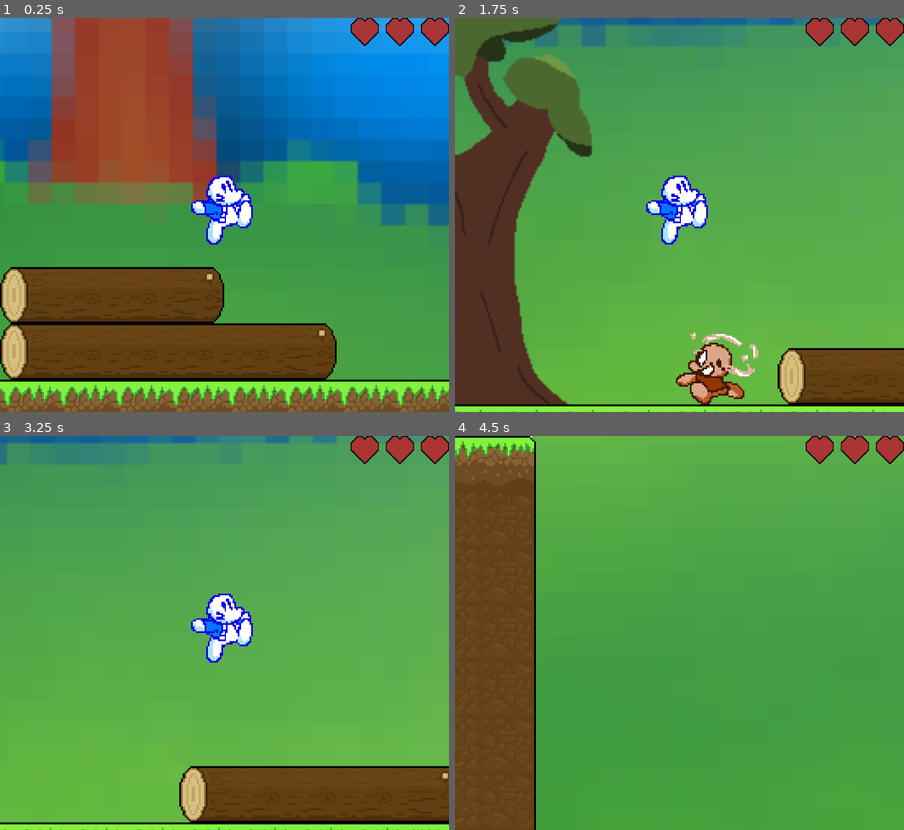
Above: before the commit, frames 1-4 (two rows, left to right).
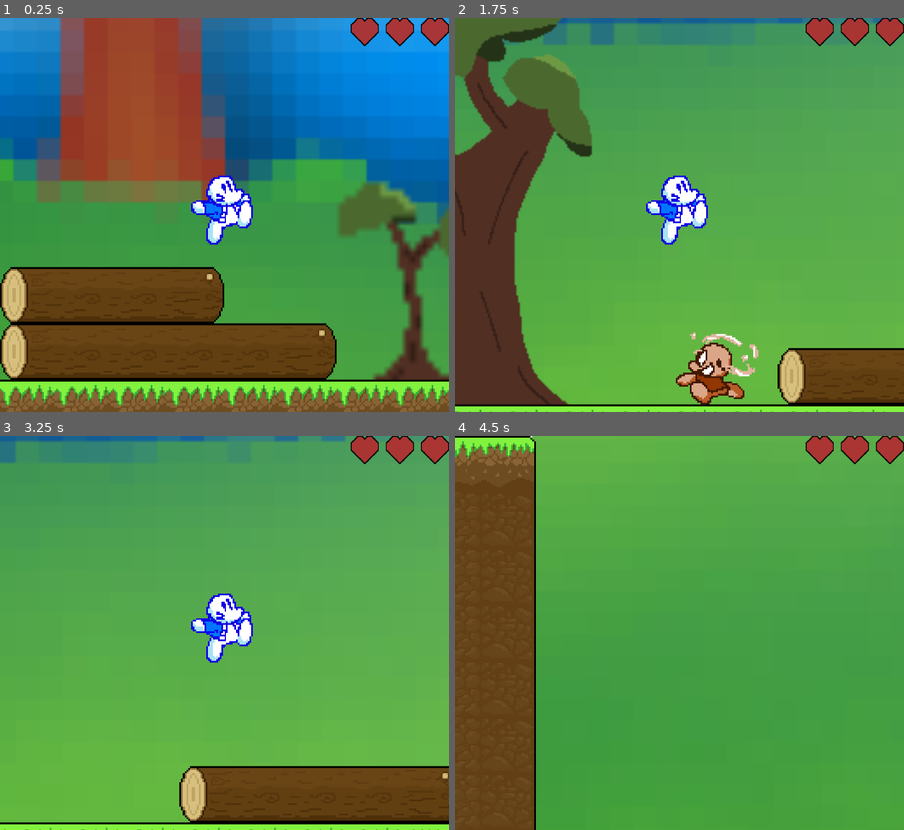
Above: after the commit, the same moments.

Repository: Maxamillianothe333rd/BOUBAsprint3
Game: Godot game, scene res://scenes/main.tscn
Two runs of this game, one before a commit and one after it. Both use one fixed random seed, a clock stepped at 60 frames per second and the inputs below.
Inputs:
- Up to frame 1 (0.25 s): no input
- Up to frame 2 (1.75 s): hold Right (Go right) from 0.53 s (still down); tap Z (Attack) at 0.6, 1.35 s; tap Space (Jump) at 0.77, 1.52 s
- Up to frame 3 (3.25 s): release Right (Go right) at 2.03 s; hold Left (Go left) 2.03-2.78 s; tap Z (Attack) at 2.1, 2.85 s; hold Right (Go right) from 2.78 s (still down); tap Space (Jump) at 3.02 s
- Up to frame 4 (4.5 s): tap Z (Attack) at 3.6, 4.35 s; tap Space (Jump) at 3.77 s; release Right (Go right) at 4.28 s; hold Left (Go left) from 4.28 s (still down)

The runs differ from the first frame. In frame 1, 8.8% of the frame differs, in the area x 0-100%, y 0-92%; in frame 2, 0.5%; in frame 3, 0.3%; in frame 4, less than 0.1%.

Commit message:
brought back the zombie
Tried to copy the documentation but didn't turn out well

Diff:
--- a/bouba/scenes/main.tscn
+++ b/bouba/scenes/main.tscn
@@ -104,7 +104,7 @@
 script = ExtResource("1_jyhfs")
 
 [node name="Background" type="Sprite2D" parent="." unique_id=755387324]
-position = Vector2(2184, -225.00002)
+position = Vector2(2189, -226.00002)
 scale = Vector2(1.678, 1.5251778)
 texture = ExtResource("2_tbgi4")
 
@@ -125,13 +125,18 @@
 scale = Vector2(3.3702488, 3.762589)
 texture = ExtResource("4_choun")
 
+[node name="Small Tree2" type="Sprite2D" parent="." unique_id=1477721695]
+position = Vector2(2641, -60)
+scale = Vector2(3.3702488, 3.762589)
+texture = ExtResource("4_choun")
+
 [node name="Small Tree3" type="Sprite2D" parent="." unique_id=1899612309]
 position = Vector2(1368, 5)
 scale = Vector2(3.3702488, 3.762589)
 texture = ExtResource("4_choun")
 
-[node name="Small Tree2" type="Sprite2D" parent="." unique_id=1477721695]
-position = Vector2(2641, -60)
+[node name="Small Tree4" type="Sprite2D" parent="." unique_id=332787148]
+position = Vector2(237, 5)
 scale = Vector2(3.3702488, 3.762589)
 texture = ExtResource("4_choun")
 
@@ -157,9 +162,6 @@
 [node name="Brainwashed" parent="." unique_id=12700795 instance=ExtResource("6_tefeu")]
 position = Vector2(681, 146)
 
-[node name="Zombie" parent="." unique_id=989445937 instance=ExtResource("7_o6xl0")]
-position = Vector2(2190, 15)
-
 [node name="CanvasLayer" type="CanvasLayer" parent="." unique_id=809747271]
 
 [node name="heartsContainer" parent="CanvasLayer" unique_id=572477552 instance=ExtResource("8_tipki")]
@@ -169,3 +171,6 @@
 offset_left = -56.0
 offset_right = 0.0
 grow_horizontal = 0
+
+[node name="Zombie" parent="." unique_id=377507129 instance=ExtResource("7_o6xl0")]
+position = Vector2(2700, -17)
--- a/bouba/scenes/zombie.tscn
+++ b/bouba/scenes/zombie.tscn
@@ -6,99 +6,99 @@
 [ext_resource type="Texture2D" uid="uid://dsv5txs1s2xo4" path="res://assets/images/enemy/sheets/zombie/Zombie_Idle.png" id="3_pjjxt"]
 [ext_resource type="Texture2D" uid="uid://djl82ucp3vs8n" path="res://assets/images/enemy/sheets/zombie/zombie_walk.png" id="4_7pfmu"]
 
+[sub_resource type="AtlasTexture" id="AtlasTexture_4gx57"]
+atlas = ExtResource("1_4gx57")
+region = Rect2(0, 0, 64, 64)
+
+[sub_resource type="AtlasTexture" id="AtlasTexture_ycv6i"]
+atlas = ExtResource("1_4gx57")
+region = Rect2(64, 0, 64, 64)
+
+[sub_resource type="AtlasTexture" id="AtlasTexture_pjjxt"]
+atlas = ExtResource("1_4gx57")
+region = Rect2(128, 0, 64, 64)
+
+[sub_resource type="AtlasTexture" id="AtlasTexture_7pfmu"]
+atlas = ExtResource("1_4gx57")
+region = Rect2(192, 0, 64, 64)
+
 [sub_resource type="AtlasTexture" id="AtlasTexture_3fthk"]
 atlas = ExtResource("1_4gx57")
-region = Rect2(0, 0, 64, 64)
+region = Rect2(0, 64, 64, 64)
 
 [sub_resource type="AtlasTexture" id="AtlasTexture_aetfh"]
 atlas = ExtResource("1_4gx57")
-region = Rect2(64, 0, 64, 64)
+region = Rect2(64, 64, 64, 64)
 
 [sub_resource type="AtlasTexture" id="AtlasTexture_jjlcg"]
 atlas = ExtResource("1_4gx57")
-region = Rect2(128, 0, 64, 64)
+region = Rect2(128, 64, 64, 64)
 
 [sub_resource type="AtlasTexture" id="AtlasTexture_iblsu"]
 atlas = ExtResource("1_4gx57")
-region = Rect2(192, 0, 64, 64)
+region = Rect2(192, 64, 64, 64)
 
 [sub_resource type="AtlasTexture" id="AtlasTexture_ida1p"]
 atlas = ExtResource("1_4gx57")
-region = Rect2(0, 64, 64, 64)
+region = Rect2(0, 128, 64, 64)
 
 [sub_resource type="AtlasTexture" id="AtlasTexture_u6hpf"]
 atlas = ExtResource("1_4gx57")
-region = Rect2(64, 64, 64, 64)
+region = Rect2(64, 128, 64, 64)
 
 [sub_resource type="AtlasTexture" id="AtlasTexture_eskk2"]
 atlas = ExtResource("1_4gx57")
-region = Rect2(128, 64, 64, 64)
+region = Rect2(128, 128, 64, 64)
 
 [sub_resource type="AtlasTexture" id="AtlasTexture_us5qj"]
 atlas = ExtResource("1_4gx57")
-region = Rect2(192, 64, 64, 64)
+region = Rect2(192, 128, 64, 64)
 
 [sub_resource type="AtlasTexture" id="AtlasTexture_xtb48"]
-atlas = ExtResource("1_4gx57")
-region = Rect2(0, 128, 64, 64)
+atlas = ExtResource("2_ycv6i")
+region = Rect2(0, 0, 64, 64)
 
 [sub_resource type="AtlasTexture" id="AtlasTexture_f78au"]
-atlas = ExtResource("1_4gx57")
-region = Rect2(64, 128, 64, 64)
-
-[sub_resource type="AtlasTexture" id="AtlasTexture_5ncdm"]
-atlas = ExtResource("1_4gx57")
-region = Rect2(128, 128, 64, 64)
-
-[sub_resource type="AtlasTexture" id="AtlasTexture_mxyu1"]
-atlas = ExtResource("1_4gx57")
-region = Rect2(192, 128, 64, 64)
-
-[sub_resource type="AtlasTexture" id="AtlasTexture_3fsw7"]
-atlas = ExtResource("2_ycv6i")
-region = Rect2(0, 0, 64, 64)
-
-[sub_resource type="AtlasTexture" id="AtlasTexture_1nid1"]
 atlas = ExtResource("2_ycv6i")
 region = Rect2(64, 0, 64, 64)
 
+[sub_resource type="AtlasTexture" id="AtlasTexture_5ncdm"]
+atlas = ExtResource("3_pjjxt")
+region = Rect2(0, 0, 64, 64)
+
+[sub_resource type="AtlasTexture" id="AtlasTexture_mxyu1"]
+atlas = ExtResource("4_7pfmu")
+region = Rect2(0, 0, 64, 64)
+
+[sub_resource type="AtlasTexture" id="AtlasTexture_3fsw7"]
+atlas = ExtResource("4_7pfmu")
+region = Rect2(64, 0, 64, 64)
+
+[sub_resource type="AtlasTexture" id="AtlasTexture_1nid1"]
+atlas = ExtResource("4_7pfmu")
+region = Rect2(128, 0, 64, 64)
+
 [sub_resource type="AtlasTexture" id="AtlasTexture_fyb12"]
-atlas = ExtResource("3_pjjxt")
-region = Rect2(0, 0, 64, 64)
+atlas = ExtResource("4_7pfmu")
+region = Rect2(192, 0, 64, 64)
 
 [sub_resource type="AtlasTexture" id="AtlasTexture_oscyj"]
 atlas = ExtResource("4_7pfmu")
-region = Rect2(0, 0, 64, 64)
+region = Rect2(0, 64, 64, 64)
 
 [sub_resource type="AtlasTexture" id="AtlasTexture_dnsdx"]
 atlas = ExtResource("4_7pfmu")
-region = Rect2(64, 0, 64, 64)
+region = Rect2(64, 64, 64, 64)
 
 [sub_resource type="AtlasTexture" id="AtlasTexture_118du"]
 atlas = ExtResource("4_7pfmu")
-region = Rect2(128, 0, 64, 64)
+region = Rect2(128, 64, 64, 64)
 
 [sub_resource type="AtlasTexture" id="AtlasTexture_r6vye"]
 atlas = ExtResource("4_7pfmu")
-region = Rect2(192, 0, 64, 64)
+region = Rect2(192, 64, 64, 64)
 
 [sub_resource type="AtlasTexture" id="AtlasTexture_ul64k"]
-atlas = ExtResource("4_7pfmu")
-region = Rect2(0, 64, 64, 64)
-
-[sub_resource type="AtlasTexture" id="AtlasTexture_ujrmm"]
-atlas = ExtResource("4_7pfmu")
-region = Rect2(64, 64, 64, 64)
-
-[sub_resource type="AtlasTexture" id="AtlasTexture_kr53x"]
-atlas = ExtResource("4_7pfmu")
-region = Rect2(128, 64, 64, 64)
-
-[sub_resource type="AtlasTexture" id="AtlasTexture_fcyai"]
-atlas = ExtResource("4_7pfmu")
-region = Rect2(192, 64, 64, 64)
-
-[sub_resource type="AtlasTexture" id="AtlasTexture_himce"]
 atlas = ExtResource("4_7pfmu")
 region = Rect2(0, 128, 64, 64)
 
@@ -106,6 +106,18 @@
 animations = [{
 "frames": [{
 "duration": 1.0,
+"texture": SubResource("AtlasTexture_4gx57")
+}, {
+"duration": 1.0,
+"texture": SubResource("AtlasTexture_ycv6i")
+}, {
+"duration": 1.0,
+"texture": SubResource("AtlasTexture_pjjxt")
+}, {
+"duration": 1.0,
+"texture": SubResource("AtlasTexture_7pfmu")
+}, {
+"duration": 1.0,
 "texture": SubResource("AtlasTexture_3fthk")
 }, {
 "duration": 1.0,
@@ -128,43 +140,43 @@
 }, {
 "duration": 1.0,
 "texture": SubResource("AtlasTexture_us5qj")
-}, {
+}],
+"loop": 1,
+"name": &"attack",
+"speed": 16.0
+}, {
+"frames": [{
 "duration": 1.0,
 "texture": SubResource("AtlasTexture_xtb48")
 }, {
 "duration": 1.0,
 "texture": SubResource("AtlasTexture_f78au")
-}, {
+}],
+"loop": 1,
+"name": &"damage",
+"speed": 16.0
+}, {
+"frames": [{
 "duration": 1.0,
 "texture": SubResource("AtlasTexture_5ncdm")
-}, {
+}],
+"loop": 1,
+"name": &"idle",
+"speed": 16.0
+}, {
+"frames": [{
 "duration": 1.0,
 "texture": SubResource("AtlasTexture_mxyu1")
-}],
-"loop": 1,
-"name": &"attack",
-"speed": 16.0
-}, {
-"frames": [{
+}, {
 "duration": 1.0,
 "texture": SubResource("AtlasTexture_3fsw7")
 }, {
 "duration": 1.0,
 "texture": SubResource("AtlasTexture_1nid1")
-}],
-"loop": 1,
-"name": &"damage",
-"speed": 16.0
-}, {
-"frames": [{
+}, {
 "duration": 1.0,
 "texture": SubResource("AtlasTexture_fyb12")
-}],
-"loop": 1,
-"name": &"idle",
-"speed": 16.0
-}, {
-"frames": [{
+}, {
 "duration": 1.0,
 "texture": SubResource("AtlasTexture_oscyj")
 }, {
@@ -179,54 +191,33 @@
 }, {
 "duration": 1.0,
 "texture": SubResource("AtlasTexture_ul64k")
-}, {
-"duration": 1.0,
-"texture": SubResource("AtlasTexture_ujrmm")
-}, {
-"duration": 1.0,
-"texture": SubResource("AtlasTexture_kr53x")
-}, {
-"duration": 1.0,
-"texture": SubResource("AtlasTexture_fcyai")
-}, {
-"duration": 1.0,
-"texture": SubResource("AtlasTexture_himce")
 }],
 "loop": 1,
 "name": &"walk",
 "speed": 16.0
 }]
 
-[sub_resource type="RectangleShape2D" id="RectangleShape2D_c8ape"]
-size = Vector2(25, 30)
-
-[sub_resource type="RectangleShape2D" id="RectangleShape2D_vyxil"]
-size = Vector2(26, 30)
-
-[sub_resource type="RectangleShape2D" id="RectangleShape2D_lld7t"]
-size = Vector2(158, 53)
-
-[node name="Zombie" type="CharacterBody2D" unique_id=989445937]
+[sub_resource type="RectangleShape2D" id="RectangleShape2D_ujrmm"]
+size = Vector2(32, 36)
+
+[sub_resource type="RectangleShape2D" id="RectangleShape2D_kr53x"]
+size = Vector2(28, 36)
+
+[node name="Zombie" type="CharacterBody2D" unique_id=377507129]
 script = ExtResource("1_ycv6i")
-
-[node name="AnimatedSprite2D" type="AnimatedSprite2D" parent="." unique_id=325397328]
-texture_filter = 1
+metadata/_edit_group_ = true
+
+[node name="AnimatedSprite2D" type="AnimatedSprite2D" parent="." unique_id=14612690]
 sprite_frames = SubResource("SpriteFrames_lld7t")
 animation = &"walk"
 autoplay = "walk"
 
-[node name="CollisionShape2D" type="CollisionShape2D" parent="." unique_id=1596610434]
-position = Vector2(3.5, 0)
-shape = SubResource("RectangleShape2D_c8ape")
-
-[node name="hitBox" type="Area2D" parent="." unique_id=1545077597]
-
-[node name="CollisionShape2D" type="CollisionShape2D" parent="hitBox" unique_id=1465898333]
-position = Vector2(4, 0)
-shape = SubResource("RectangleShape2D_vyxil")
-
-[node name="Area2D" type="Area2D" parent="." unique_id=570863099]
-
-[node name="CollisionShape2D" type="CollisionShape2D" parent="Area2D" unique_id=242192343]
-position = Vector2(-6, -10.5)
-shape = SubResource("RectangleShape2D_lld7t")
+[node name="CollisionShape2D" type="CollisionShape2D" parent="." unique_id=753038574]
+position = Vector2(6, 0)
+shape = SubResource("RectangleShape2D_ujrmm")
+
+[node name="HitBox" type="Area2D" parent="." unique_id=869664591]
+
+[node name="CollisionShape2D" type="CollisionShape2D" parent="HitBox" unique_id=624912988]
+position = Vector2(-6, 0)
+shape = SubResource("RectangleShape2D_kr53x")
